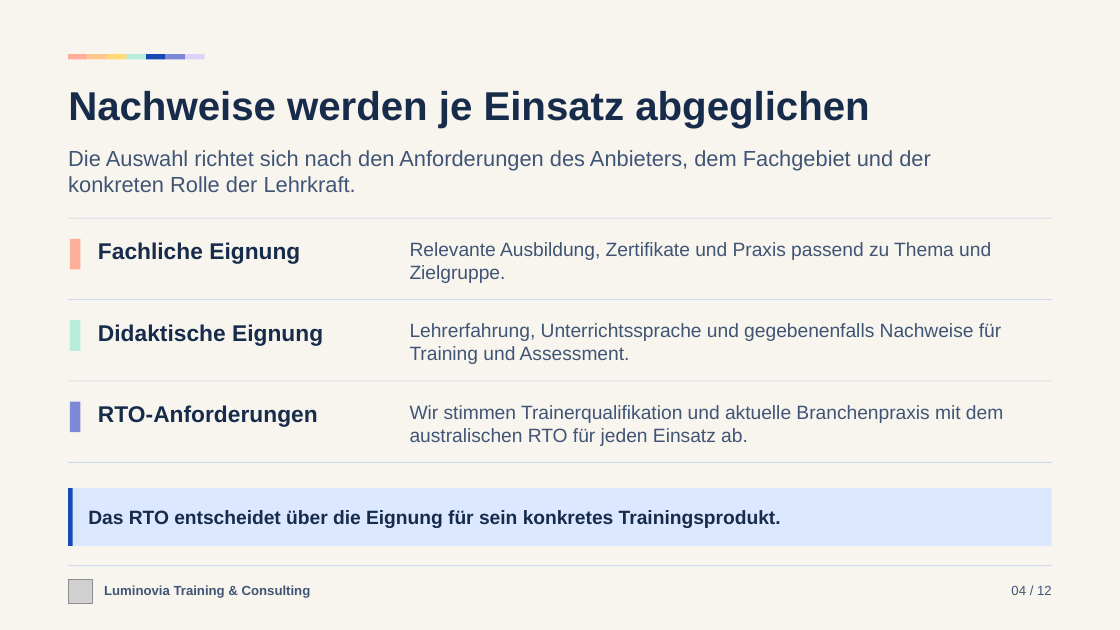
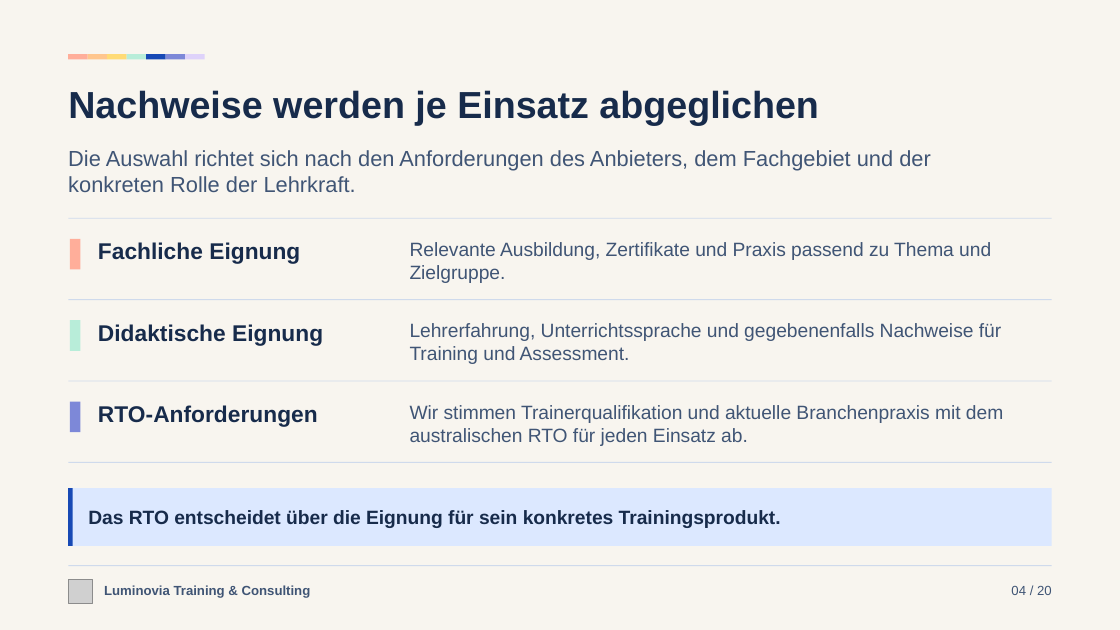
Before and after one commit to Luminovia-Training-Consulting/Luminovia-Management-Tool, a slide deck: slide 4 of docs/sales/luminovia-sales-deck-de.pptx. Drawn at 1120x630 pixels with LibreOffice and Linux fonts; fonts in the diff are those of the drawing; grey boxes stand for pictures. Boxes give left, top, right and bottom in pixels: in the first picture for what was removed or moved away, otherwise in the second. Text is boxed around its words. In the diff, an @@ line names an element or a change of style, - is before the commit and + after.

```diff
--- a/docs/sales/luminovia-sales-deck-de.pptx
+++ b/docs/sales/luminovia-sales-deck-de.pptx
@@ text "Nachweise werden je Einsatz abgeglichen" at <box>68,90,819,125</box>: size 34.5 to 32.2 pt @@
@@ text at <box>1011,586,1052,595</box>: text changed @@
-04 / 12
+04 / 20
```
Also in this commit, not shown: 11 other slides changed, 8 slides added, 3 other files.
